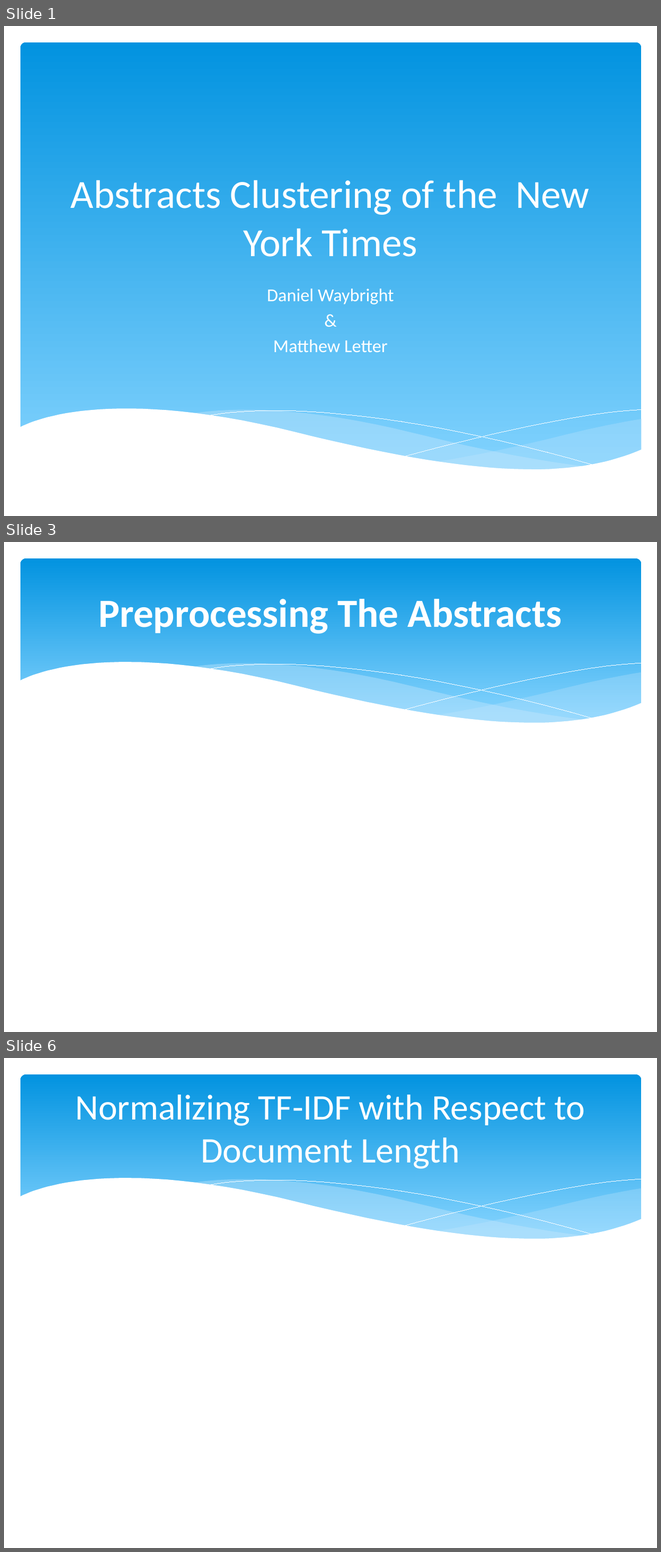
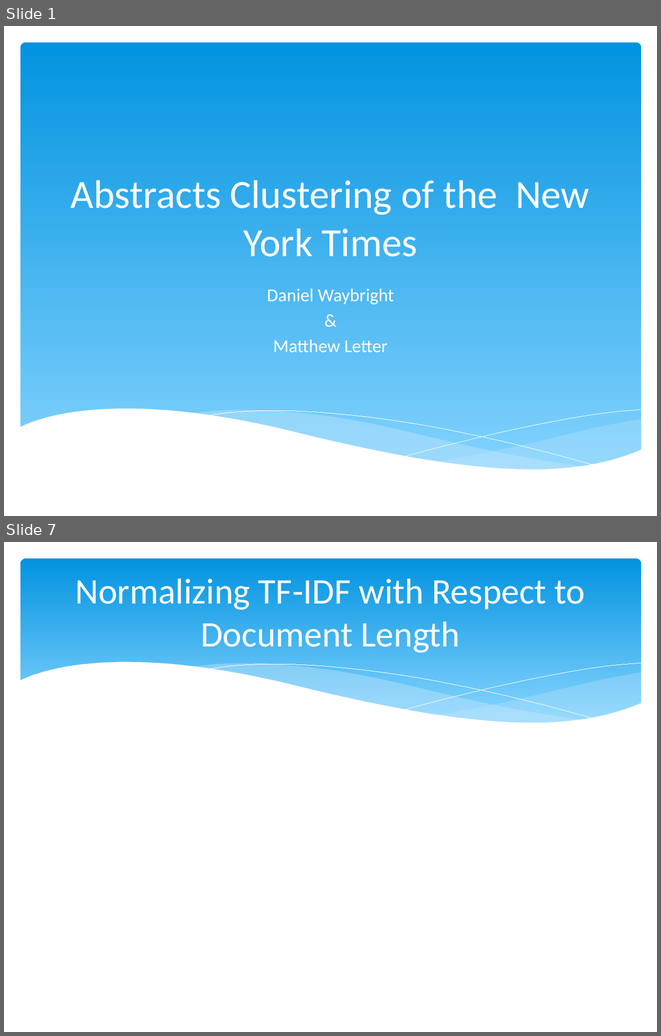
Before and after one commit to Mletter1/Challenge1, a slide deck: Presentation.pptx. Shown one above the other, each under a label of ours: slides 1, 3 and 6 before the commit, slides 1 and 7 after it; the slides between them are not shown. The pictures are 661x1552 and 661x1036 pixels, drawn with LibreOffice and Linux fonts; fonts in the diff are those of the drawing. Boxes give left, top, right and bottom in pixels: in the first picture for what was removed or moved away, otherwise in the second. Text is boxed around its words. In the diff, an @@ line names an element or a change of style, - is before the commit and + after.

```diff
--- a/Presentation.pptx
+++ b/Presentation.pptx
@@ slide 3 removed at [4,542,657,1032], background #FFFFFF; not listed: 6 template elements that a slide beside it also shows @@
@@ title removed at [98,599,562,634] @@
-Preprocessing The Abstracts
@@ what was slide 6 is now slide 7 @@
```
Also in this commit, not shown: 2 slides changed, 3 slides added, 1 other slide removed.
